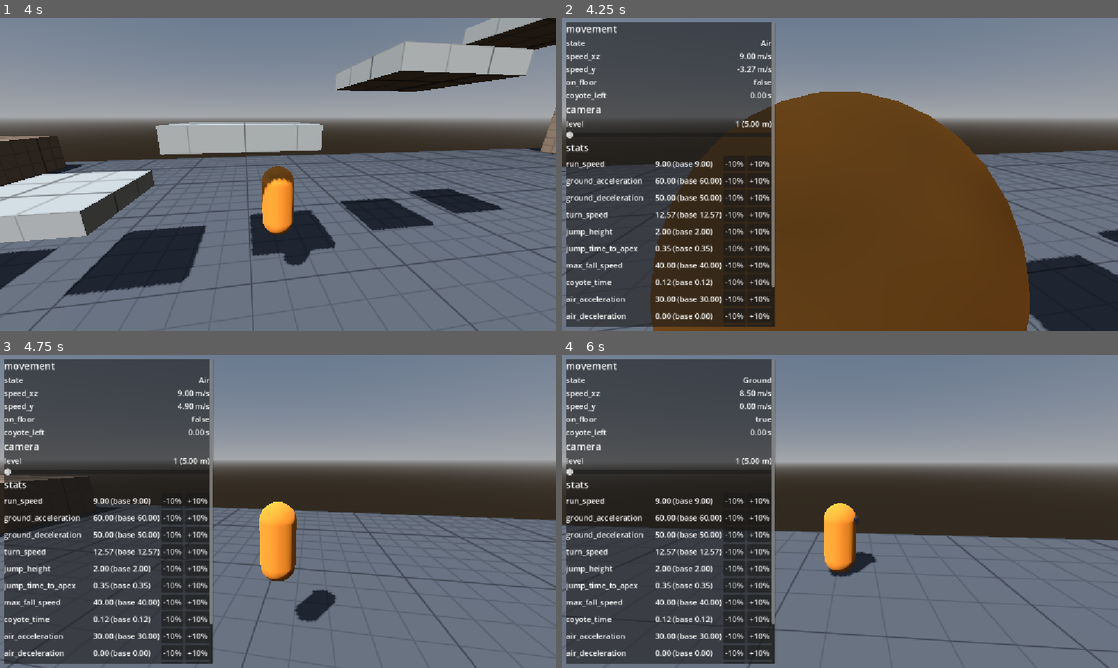
Above: before the commit, frames 1-4 (two rows, left to right).
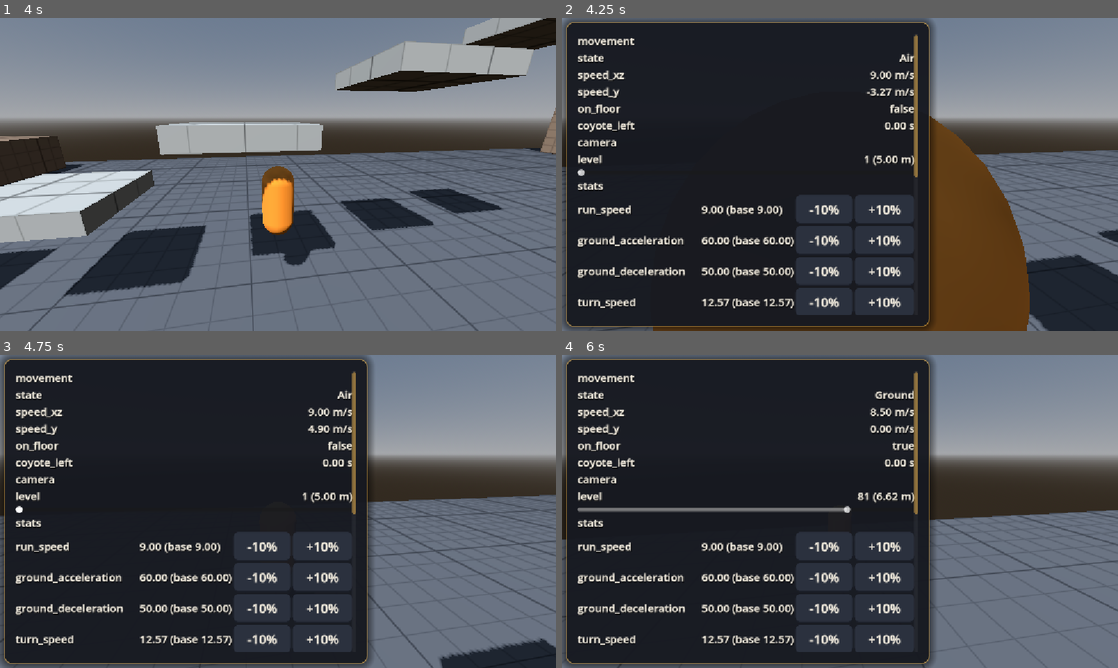
Above: after the commit, the same moments.

Repository: UriBokchoi/BroGuild
Game: Godot game, scene res://levels/test_gym/test_gym.tscn
Two runs of this game, one before a commit and one after it. Both use one fixed random seed, a clock stepped at 60 frames per second and the inputs below.
Inputs (mouse positions are in pixels of both pictures, inside the frame that each line leads up to):
- Up to frame 1 (4 s): tap Enter at 0.5 s; move the mouse to (305, 174) at 0.52 s; hold W (move_forward) from 0.53 s (still down); tap Space (jump) at 0.6, 0.77, 1.07, 1.52, 1.55, 1.82, 2.3, 3.02, 3.05, 3.32, 3.77, 3.8 s; click (305, 174) at 0.67 s; move the mouse to (250, 174) at 1.27 s; tap Shift (dash) at 1.35 s; move the mouse to (289, 168) at 2.02 s; tap E (interact) at 2.1 s; move the mouse to (272, 180) at 2.77 s; tap Tab (show_stats) at 2.85 s; click (272, 180) at 2.92 s; move the mouse to (316, 177) at 3.52 s; tap Ctrl (slide) at 3.6 s
- Up to frame 2 (4.25 s): keep holding W (move_forward); tap Space (jump) at 4.07 s; tap F3 (toggle_debug) at 4.15 s
- Up to frame 3 (4.75 s): keep holding W (move_forward); move the mouse to (233, 508) at 4.27 s; tap Alt at 4.35 s; tap Space (jump) at 4.52, 4.55 s
- Up to frame 4 (6 s): tap Space (jump) at 4.82, 5.1 s; move the mouse to (845, 511) at 5.02 s; click (845, 511) at 5.17 s; move the mouse to (817, 505) at 5.77 s; release W (move_forward) at 5.78 s; hold D (move_right) from 5.78 s (still down); tap Shift (dash) at 5.85 s

Frame 1 is identical in both runs. In frame 2, 60% of the frame differs, in the area x 0-68%, y 0-100%; in frame 3, 64%, in the area x 0-100%, y 0-100%; in frame 4, 63%.

Commit message:
feat(i18n): textos en español e inglés y Theme global
- data/i18n/strings.csv con los textos del menú de pausa y los nombres
  de las stats (STAT_<NOMBRE>, STAT_GROUP_<GRUPO>); los @export_group
  de los datos pasan a identificadores para servir de clave.
- ui/theme/main_theme.tres como tema global: pizarra oscura con acentos
  dorados, fuente por defecto en negrita y variaciones de tipo. Tema
  compacto aparte para el panel de depuración.
- StatFormat muestra cada valor con su unidad.
- Tests: todas las stats del jugador traducidas en todos los idiomas.

Co-Authored-By: Claude Opus 5.5 <noreply@anthropic.com>

Diff:
--- /dev/null
+++ b/data/i18n/strings.csv
@@ -0,0 +1,24 @@
+keys,es,en
+PAUSE_TITLE,Pausa,Paused
+PAUSE_CONTINUE,Continuar,Resume
+PAUSE_OPTIONS,Opciones,Options
+PAUSE_RETRY,Reintentar,Retry
+PAUSE_QUIT,Salir,Quit
+PAUSE_STATS_TITLE,Estadísticas,Stats
+STAT_BASE,base %s,base %s
+STAT_GROUP_RUN,Carrera,Running
+STAT_GROUP_JUMP,Salto y gravedad,Jump and gravity
+STAT_GROUP_AIR,Aire,Air
+STAT_GROUP_INPUT,Respuesta de los controles,Input response
+STAT_RUN_SPEED,Velocidad de carrera,Run speed
+STAT_GROUND_ACCELERATION,Aceleración,Acceleration
+STAT_GROUND_DECELERATION,Frenada,Braking
+STAT_TURN_SPEED,Velocidad de giro,Turn speed
+STAT_JUMP_HEIGHT,Altura de salto,Jump height
+STAT_JUMP_TIME_TO_APEX,Tiempo hasta la cima del salto,Time to jump apex
+STAT_MAX_FALL_SPEED,Velocidad máxima de caída,Max fall speed
+STAT_COYOTE_TIME,Margen para saltar al caer,Coyote time
+STAT_AIR_ACCELERATION,Control en el aire,Air control
+STAT_AIR_DECELERATION,Frenada en el aire,Air braking
+STAT_INPUT_BUFFER_TIME,Margen de pulsación,Input buffer
+STAT_ACTION_END_BUFFER_TIME,Margen al acabar una acción,Action end buffer
--- a/entities/player/camera/camera_data.gd
+++ b/entities/player/camera/camera_data.gd
@@ -4,20 +4,20 @@
 ## [code]data/player/camera.tres[/code]; aquí todo vale 0 o null a propósito, porque Godot no
 ## guarda en el [code].tres[/code] lo que coincide con el valor por defecto del script.
 
-@export_group("Distancia")
+@export_group("distance")
 ## Distancia de la cámara al pivote a nivel 1.
 @export_range(1.0, 20.0, 0.1, "or_greater", "suffix:m") var base_distance: float = 0.0
 ## Multiplica [member base_distance] según el nivel (eje X: nivel 1–100). Pasado el último
 ## punto, se queda en su valor.
 @export var distance_by_level: Curve
 
-@export_group("Encuadre")
+@export_group("framing")
 ## Altura del punto alrededor del que orbita la cámara, medida desde los pies del objetivo.
 @export_range(0.0, 3.0, 0.05, "or_greater", "suffix:m") var pivot_height: float = 0.0
 ## Campo de visión vertical.
 @export_range(30.0, 120.0, 0.1, "suffix:°") var fov: float = 0.0
 
-@export_group("Control")
+@export_group("control")
 ## Grados que gira la cámara por cada píxel que se mueve el ratón.
 @export_range(0.01, 1.0, 0.01, "or_greater", "suffix:°/px") var mouse_sensitivity: float = 0.0
 ## Inclinación mínima: mirando hacia abajo, con la cámara por encima del personaje.
--- a/entities/player/movement_data.gd
+++ b/entities/player/movement_data.gd
@@ -5,7 +5,7 @@
 ## «Valores de datos solo en el .tres»). Cada número es una stat: mejoras y personajes lo
 ## modifican con [StatModifier] por su nombre.
 
-@export_group("Correr")
+@export_group("run")
 ## Velocidad de carrera en el suelo.
 @export_range(0.0, 30.0, 0.1, "or_greater", "suffix:m/s") var run_speed: float = 0.0
 ## Aceleración hacia la velocidad de carrera mientras pides una dirección.
@@ -16,7 +16,7 @@
 @export_range(0.0, 3600.0, 1.0, "or_greater", "radians_as_degrees", "suffix:°/s")
 var turn_speed: float = 0.0
 
-@export_group("Salto y gravedad")
+@export_group("jump")
 ## Altura del salto. Junto con [member jump_time_to_apex] define también la gravedad.
 @export_range(0.5, 10.0, 0.05, "or_greater", "suffix:m") var jump_height: float = 0.0
 ## Segundos que tarda el salto en llegar a la cima.
@@ -26,14 +26,14 @@
 ## Segundos tras dejar el suelo (sin saltar) en los que todavía puedes saltar.
 @export_range(0.0, 0.5, 0.01, "or_greater", "suffix:s") var coyote_time: float = 0.0
 
-@export_group("Aire")
+@export_group("air")
 ## Aceleración hacia la dirección pedida en el aire. No frena el impulso que ya llevas por
 ## encima de la velocidad de carrera.
 @export_range(0.0, 200.0, 0.5, "or_greater", "suffix:m/s²") var air_acceleration: float = 0.0
 ## Frenada en el aire cuando no pides dirección (0 = conservas todo el impulso).
 @export_range(0.0, 200.0, 0.5, "or_greater", "suffix:m/s²") var air_deceleration: float = 0.0
 
-@export_group("Entrada")
+@export_group("input")
 ## Segundos que espera una acción pulsada que aún no puede hacerse (el jump buffer).
 @export_range(0.0, 0.5, 0.01, "or_greater", "suffix:s") var input_buffer_time: float = 0.0
 ## Si a una acción en curso le queda menos que esto, lo que pulses se guarda para cuando
--- a/project.godot
+++ b/project.godot
@@ -38,6 +38,10 @@
 [editor_plugins]
 
 enabled=PackedStringArray("res://addons/gut/plugin.cfg")
+
+[gui]
+
+theme/custom="res://ui/theme/main_theme.tres"
 
 [input]
 
@@ -97,6 +101,10 @@
 ]
 }
 
+[internationalization]
+
+locale/translations=PackedStringArray("res://data/i18n/strings.es.translation", "res://data/i18n/strings.en.translation")
+
 [layer_names]
 
 3d_physics/layer_1="world"
--- /dev/null
+++ b/tests/unit/data/i18n/test_strings.gd
@@ -0,0 +1,52 @@
+extends GutTest
+## data/i18n/strings.csv: cada texto está en todos los idiomas y cada stat del jugador (y su
+## grupo) tiene nombre traducido.
+
+const STRINGS_PATH := "res://data/i18n/strings.csv"
+const PLAYER_DATA: Array[String] = ["res://data/player/movement.tres"]
+
+var _translations: Dictionary[String, PackedStringArray] = {}
+var _locales := PackedStringArray()
+
+
+func before_all() -> void:
+	var file := FileAccess.open(STRINGS_PATH, FileAccess.READ)
+	var header := file.get_csv_line()
+	_locales = header.slice(1)
+	while not file.eof_reached():
+		var line := file.get_csv_line()
+		if line.size() > 1:
+			_translations[line[0]] = line.slice(1)
+
+
+func test_has_spanish_and_english() -> void:
+	assert_has(_locales, "es")
+	assert_has(_locales, "en")
+
+
+func test_every_text_is_in_every_language() -> void:
+	for key: String in _translations:
+		var texts := _translations[key]
+		assert_eq(texts.size(), _locales.size(), "«%s» no tiene todas las columnas" % key)
+		for text: String in texts:
+			assert_false(text.strip_edges().is_empty(), "«%s» tiene un idioma vacío" % key)
+
+
+func test_every_player_stat_and_group_has_a_name() -> void:
+	for path: String in PLAYER_DATA:
+		var data := load(path) as Resource
+		var group := ""
+		for property: Dictionary in data.get_property_list():
+			var usage: int = property["usage"]
+			var property_name: String = property["name"]
+			if usage & PROPERTY_USAGE_GROUP:
+				group = property_name
+			elif usage & PROPERTY_USAGE_SCRIPT_VARIABLE:
+				# Solo cuentan los grupos con stats: los Resources traen grupos propios sin ellas.
+				if not group.is_empty():
+					_assert_key(StatFormat.group_key(group))
+				_assert_key(StatFormat.name_key(property_name))
+
+
+func _assert_key(key: String) -> void:
+	assert_true(_translations.has(key), "Falta «%s» en %s" % [key, STRINGS_PATH])
--- /dev/null
+++ b/tests/unit/ui/stats/test_stat_format.gd
@@ -0,0 +1,30 @@
+extends GutTest
+## StatFormat: valores con su unidad y claves de traducción.
+
+
+func test_float_with_suffix_drops_trailing_zeros() -> void:
+	assert_eq(StatFormat.format(9.0, _property(TYPE_FLOAT, "0.0,30.0,0.1,suffix:m/s")), "9 m/s")
+	assert_eq(StatFormat.format(0.125, _property(TYPE_FLOAT, "0.0,1.0,0.01,suffix:s")), "0.13 s")
+
+
+func test_radians_are_shown_in_degrees() -> void:
+	var property := _property(TYPE_FLOAT, "0.0,3600.0,1.0,radians_as_degrees,suffix:°/s")
+	assert_eq(StatFormat.format(deg_to_rad(720.0), property), "720 °/s")
+
+
+func test_integers_have_no_decimals() -> void:
+	assert_eq(StatFormat.format(3.0, _property(TYPE_INT, "0,5,1")), "3")
+
+
+func test_without_range_there_is_no_unit() -> void:
+	var property := {"type": TYPE_FLOAT, "hint": PROPERTY_HINT_NONE, "hint_string": ""}
+	assert_eq(StatFormat.format(2.5, property), "2.5")
+
+
+func test_translation_keys() -> void:
+	assert_eq(StatFormat.name_key(&"run_speed"), "STAT_RUN_SPEED")
+	assert_eq(StatFormat.group_key("air"), "STAT_GROUP_AIR")
+
+
+func _property(type: int, hint_string: String) -> Dictionary:
+	return {"type": type, "hint": PROPERTY_HINT_RANGE, "hint_string": hint_string}
--- /dev/null
+++ b/ui/debug/debug_theme.tres
@@ -0,0 +1,83 @@
+[gd_resource type="Theme" format=3]
+
+[sub_resource type="StyleBoxFlat" id="StyleBoxFlat_0g6gm"]
+content_margin_left = 6.0
+content_margin_top = 2.0
+content_margin_right = 6.0
+content_margin_bottom = 2.0
+bg_color = Color(0.22352941, 0.25490198, 0.32156864, 1)
+border_width_left = 1
+border_width_top = 1
+border_width_right = 1
+border_width_bottom = 1
+border_color = Color(0.9098039, 0.6901961, 0.2901961, 1)
+corner_radius_top_left = 4
+corner_radius_top_right = 4
+corner_radius_bottom_right = 4
+corner_radius_bottom_left = 4
+
+[sub_resource type="StyleBoxFlat" id="StyleBoxFlat_l7x11"]
+content_margin_left = 6.0
+content_margin_top = 2.0
+content_margin_right = 6.0
+content_margin_bottom = 2.0
+bg_color = Color(0.6117647, 0.45490196, 0.14901961, 1)
+border_width_left = 1
+border_width_top = 1
+border_width_right = 1
+border_width_bottom = 1
+border_color = Color(0.9098039, 0.6901961, 0.2901961, 1)
+corner_radius_top_left = 4
+corner_radius_top_right = 4
+corner_radius_bottom_right = 4
+corner_radius_bottom_left = 4
+
+[sub_resource type="StyleBoxFlat" id="StyleBoxFlat_gi3jv"]
+content_margin_left = 6.0
+content_margin_top = 2.0
+content_margin_right = 6.0
+content_margin_bottom = 2.0
+bg_color = Color(0.16862746, 0.19215687, 0.24313726, 1)
+border_color = Color(0.105882354, 0.12156863, 0.16078432, 1)
+corner_radius_top_left = 4
+corner_radius_top_right = 4
+corner_radius_bottom_right = 4
+corner_radius_bottom_left = 4
+
+[sub_resource type="StyleBoxFlat" id="StyleBoxFlat_hu0sw"]
+content_margin_left = 6.0
+content_margin_top = 2.0
+content_margin_right = 6.0
+content_margin_bottom = 2.0
+bg_color = Color(0.6117647, 0.45490196, 0.14901961, 1)
+border_width_left = 1
+border_width_top = 1
+border_width_right = 1
+border_width_bottom = 1
+border_color = Color(0.9098039, 0.6901961, 0.2901961, 1)
+corner_radius_top_left = 4
+corner_radius_top_right = 4
+corner_radius_bottom_right = 4
+corner_radius_bottom_left = 4
+
+[sub_resource type="StyleBoxFlat" id="StyleBoxFlat_todwi"]
+content_margin_left = 10.0
+content_margin_top = 10.0
+content_margin_right = 10.0
+content_margin_bottom = 10.0
+bg_color = Color(0.05, 0.06, 0.08, 0.85)
+border_color = Color(1, 1, 1, 0)
+corner_radius_top_left = 8
+corner_radius_top_right = 8
+corner_radius_bottom_right = 8
+corner_radius_bottom_left = 8
+
+[resource]
+default_font_size = 14
+Button/font_sizes/font_size = 14
+Button/styles/hover = SubResource("StyleBoxFlat_0g6gm")
+Button/styles/hover_pressed = SubResource("StyleBoxFlat_l7x11")
+Button/styles/normal = SubResource("StyleBoxFlat_gi3jv")
+Button/styles/pressed = SubResource("StyleBoxFlat_hu0sw")
+Label/font_sizes/font_size = 14
+PanelContainer/styles/panel = SubResource("StyleBoxFlat_todwi")
--- /dev/null
+++ b/ui/stats/stat_format.gd
@@ -0,0 +1,37 @@
+class_name StatFormat
+extends RefCounted
+## Da formato a un valor de stat para mostrarlo, a partir de su propiedad en los datos: la unidad
+## de su [code]@export_range[/code], grados si guarda radianes y sin decimales si es entera.
+
+## Decimales como máximo; los ceros del final se quitan.
+const MAX_DECIMALS := 2
+
+
+## [param value] con su unidad, p. ej. [code]"9 m/s"[/code] o [code]"720 °/s"[/code].
+static func format(value: float, property: Dictionary) -> String:
+	var hint_type: int = property["hint"]
+	var hint_string: String = property["hint_string"]
+	var type: int = property["type"]
+	var hint := RangeHint.parse(hint_string) if hint_type == PROPERTY_HINT_RANGE else RangeHint.new()
+	var shown := rad_to_deg(value) if hint.radians_as_degrees else value
+	var text := str(roundi(shown)) if type == TYPE_INT else _trim_zeros(String.num(shown, MAX_DECIMALS))
+	return text if hint.suffix.is_empty() else "%s %s" % [text, hint.suffix]
+
+
+## Clave de traducción del nombre de una stat: [code]run_speed[/code] → [code]STAT_RUN_SPEED[/code].
+static func name_key(stat: StringName) -> String:
+	return "STAT_%s" % String(stat).to_upper()
+
+
+## Clave de traducción de un grupo de stats ([code]@export_group[/code]):
+## [code]run[/code] → [code]STAT_GROUP_RUN[/code].
+static func group_key(group: String) -> String:
+	return "STAT_GROUP_%s" % group.to_upper()
+
+
+## [code]"9.0"[/code] → [code]"9"[/code], [code]"0.50"[/code] → [code]"0.5"[/code]
+## (String.num deja un «.0» en 4.7.2).
+static func _trim_zeros(text: String) -> String:
+	if not text.contains("."):
+		return text
+	return text.rstrip("0").rstrip(".")
--- /dev/null
+++ b/ui/theme/main_theme.tres
@@ -0,0 +1,244 @@
+[gd_resource type="Theme" format=3]
+
+[sub_resource type="StyleBoxFlat" id="StyleBoxFlat_m58j7"]
+content_margin_left = 28.0
+content_margin_top = 12.0
+content_margin_right = 28.0
+content_margin_bottom = 12.0
+bg_color = Color(0.16862746, 0.19215687, 0.24313726, 0.45)
+border_width_bottom = 3
+border_color = Color(0.105882354, 0.12156863, 0.16078432, 1)
+corner_radius_top_left = 10
+corner_radius_top_right = 10
+corner_radius_bottom_right = 10
+corner_radius_bottom_left = 10
+
+[sub_resource type="StyleBoxFlat" id="StyleBoxFlat_640h2"]
+content_margin_left = 28.0
+content_margin_top = 12.0
+content_margin_right = 28.0
+content_margin_bottom = 12.0
+bg_color = Color(1, 1, 1, 0)
+draw_center = false
+border_width_left = 2
+border_width_top = 2
+border_width_right = 2
+border_width_bottom = 2
+border_color = Color(0.9098039, 0.6901961, 0.2901961, 1)
+corner_radius_top_left = 10
+corner_radius_top_right = 10
+corner_radius_bottom_right = 10
+corner_radius_bottom_left = 10
+
+[sub_resource type="StyleBoxFlat" id="StyleBoxFlat_muu7h"]
+content_margin_left = 28.0
+content_margin_top = 12.0
+content_margin_right = 28.0
+content_margin_bottom = 12.0
+bg_color = Color(0.22352941, 0.25490198, 0.32156864, 1)
+border_width_left = 2
+border_width_top = 2
+border_width_right = 2
+border_width_bottom = 3
+border_color = Color(0.9098039, 0.6901961, 0.2901961, 1)
+corner_radius_top_left = 10
+corner_radius_top_right = 10
+corner_radius_bottom_right = 10
+corner_radius_bottom_left = 10
+
+[sub_resource type="StyleBoxFlat" id="StyleBoxFlat_6dn1j"]
+content_margin_left = 28.0
+content_margin_top = 12.0
+content_margin_right = 28.0
+content_margin_bottom = 12.0
+bg_color = Color(0.9098039, 0.6901961, 0.2901961, 1)
+border_width_left = 2
+border_width_top = 2
+border_width_right = 2
+border_width_bottom = 3
+border_color = Color(0.6117647, 0.45490196, 0.14901961, 1)
+corner_radius_top_left = 10
+corner_radius_top_right = 10
+corner_radius_bottom_right = 10
+corner_radius_bottom_left = 10
+
+[sub_resource type="StyleBoxFlat" id="StyleBoxFlat_dlchh"]
+content_margin_left = 28.0
+content_margin_top = 12.0
+content_margin_right = 28.0
+content_margin_bottom = 12.0
+bg_color = Color(0.16862746, 0.19215687, 0.24313726, 1)
+border_width_bottom = 3
+border_color = Color(0.105882354, 0.12156863, 0.16078432, 1)
+corner_radius_top_left = 10
+corner_radius_top_right = 10
+corner_radius_bottom_right = 10
+corner_radius_bottom_left = 10
+
+[sub_resource type="StyleBoxFlat" id="StyleBoxFlat_l6euo"]
+content_margin_left = 28.0
+content_margin_top = 12.0
+content_margin_right = 28.0
+content_margin_bottom = 12.0
+bg_color = Color(0.9098039, 0.6901961, 0.2901961, 1)
+border_width_left = 2
+border_width_top = 2
+border_width_right = 2
+border_width_bottom = 3
+border_color = Color(0.6117647, 0.45490196, 0.14901961, 1)
+corner_radius_top_left = 10
+corner_radius_top_right = 10
+corner_radius_bottom_right = 10
+corner_radius_bottom_left = 10
+
+[sub_resource type="StyleBoxFlat" id="StyleBoxFlat_ecx6u"]
+content_margin_left = 24.0
+content_margin_top = 24.0
+content_margin_right = 24.0
+content_margin_bottom = 24.0
+bg_color = Color(0.09, 0.1, 0.13, 0.94)
+border_width_left = 2
+border_width_top = 2
+border_width_right = 2
+border_width_bottom = 2
+border_color = Color(0.9098039, 0.6901961, 0.2901961, 0.55)
+corner_radius_top_left = 16
+corner_radius_top_right = 16
+corner_radius_bottom_right = 16
+corner_radius_bottom_left = 16
+shadow_color = Color(0, 0, 0, 0.45)
+shadow_size = 16
+
+[sub_resource type="StyleBoxFlat" id="StyleBoxFlat_ghabc"]
+content_margin_left = 14.0
+content_margin_top = 7.0
+content_margin_right = 14.0
+content_margin_bottom = 7.0
+bg_color = Color(1, 1, 1, 0.035)
+border_color = Color(1, 1, 1, 0)
+corner_radius_top_left = 8
+corner_radius_top_right = 8
+corner_radius_bottom_right = 8
+corner_radius_bottom_left = 8
+
+[sub_resource type="StyleBoxFlat" id="StyleBoxFlat_txie2"]
+content_margin_left = 14.0
+content_margin_top = 7.0
+content_margin_right = 14.0
+content_margin_bottom = 7.0
+bg_color = Color(1, 1, 1, 0.07)
+border_color = Color(1, 1, 1, 0)
+corner_radius_top_left = 8
+corner_radius_top_right = 8
+corner_radius_bottom_right = 8
+corner_radius_bottom_left = 8
+
+[sub_resource type="StyleBoxFlat" id="StyleBoxFlat_nt7ns"]
+content_margin_left = 4.0
+content_margin_top = 4.0
+content_margin_right = 4.0
+content_margin_bottom = 4.0
+bg_color = Color(0.9098039, 0.6901961, 0.2901961, 0.55)
+border_color = Color(1, 1, 1, 0)
+corner_radius_top_left = 4
+corner_radius_top_right = 4
+corner_radius_bottom_right = 4
+corner_radius_bottom_left = 4
+
+[sub_resource type="StyleBoxFlat" id="StyleBoxFlat_lfpj6"]
+content_margin_left = 4.0
+content_margin_top = 4.0
+content_margin_right = 4.0
+content_margin_bottom = 4.0
+bg_color = Color(0.9098039, 0.6901961, 0.2901961, 0.8)
+border_color = Color(1, 1, 1, 0)
+corner_radius_top_left = 4
+corner_radius_top_right = 4
+corner_radius_bottom_right = 4
+corner_radius_bottom_left = 4
+
+[sub_resource type="StyleBoxFlat" id="StyleBoxFlat_djomu"]
+content_margin_left = 4.0
+content_margin_top = 4.0
+content_margin_right = 4.0
+content_margin_bottom = 4.0
+bg_color = Color(0.9098039, 0.6901961, 0.2901961, 1)
+border_color = Color(1, 1, 1, 0)
+corner_radius_top_left = 4
+corner_radius_top_right = 4
+corner_radius_bottom_right = 4
+corner_radius_bottom_left = 4
+
+[sub_resource type="StyleBoxFlat" id="StyleBoxFlat_fsl3e"]
+content_margin_left = 4.0
+content_margin_top = 4.0
+content_margin_right = 4.0
+content_margin_bottom = 4.0
+bg_color = Color(1, 1, 1, 0.05)
+border_color = Color(1, 1, 1, 0)
+corner_radius_top_left = 4
+corner_radius_top_right = 4
+corner_radius_bottom_right = 4
+corner_radius_bottom_left = 4
+
+[sub_resource type="FontVariation" id="FontVariation_dyybj"]
+variation_embolden = 0.6
+
+[resource]
+default_font = SubResource("FontVariation_dyybj")
+default_font_size = 22
+Button/colors/font_color = Color(0.9254902, 0.9019608, 0.8509804, 1)
+Button/colors/font_disabled_color = Color(0.64705884, 0.62352943, 0.57254905, 0.5)
+Button/colors/font_focus_color = Color(0.9098039, 0.6901961, 0.2901961, 1)
+Button/colors/font_hover_color = Color(0.9098039, 0.6901961, 0.2901961, 1)
+Button/colors/font_hover_pressed_color = Color(0.105882354, 0.12156863, 0.16078432, 1)
+Button/colors/font_pressed_color = Color(0.105882354, 0.12156863, 0.16078432, 1)
+Button/font_sizes/font_size = 26
+Button/styles/disabled = SubResource("StyleBoxFlat_m58j7")
+Button/styles/focus = SubResource("StyleBoxFlat_640h2")
+Button/styles/hover = SubResource("StyleBoxFlat_muu7h")
+Button/styles/hover_pressed = SubResource("StyleBoxFlat_6dn1j")
+Button/styles/normal = SubResource("StyleBoxFlat_dlchh")
+Button/styles/pressed = SubResource("StyleBoxFlat_l6euo")
+HeaderLabel/base_type = &"Label"
+HeaderLabel/colors/font_color = Color(0.9098039, 0.6901961, 0.2901961, 1)
+HeaderLabel/font_sizes/font_size = 30
+Label/colors/font_color = Color(0.9254902, 0.9019608, 0.8509804, 1)
+Label/colors/font_shadow_color = Color(0, 0, 0, 0.5)
+Label/constants/shadow_offset_y = 2
+MenuList/base_type = &"VBoxContainer"
+MenuList/constants/separation = 14
+PanelContainer/styles/panel = SubResource("StyleBoxFlat_ecx6u")
+ScreenMargin/base_type = &"MarginContainer"
+ScreenMargin/constants/margin_bottom = 48
+ScreenMargin/constants/margin_left = 64
+ScreenMargin/constants/margin_right = 64
+ScreenMargin/constants/margin_top = 48
+StatBaseLabel/base_type = &"Label"
+StatBaseLabel/colors/font_color = Color(0.64705884, 0.62352943, 0.57254905, 1)
+StatBaseLabel/font_sizes/font_size = 15
+StatGroupLabel/base_type = &"Label"
+StatGroupLabel/colors/font_color = Color(0.9098039, 0.6901961, 0.2901961, 0.85)
+StatGroupLabel/font_sizes/font_size = 17
+StatList/base_type = &"VBoxContainer"
+StatList/constants/separation = 4
+StatModifiedLabel/base_type = &"Label"
+StatModifiedLabel/colors/font_color = Color(0.4862745, 0.78039217, 1, 1)
+StatModifiedLabel/font_sizes/font_size = 20
+StatNameLabel/base_type = &"Label"
+StatNameLabel/colors/font_color = Color(0.9254902, 0.9019608, 0.8509804, 1)
+StatNameLabel/font_sizes/font_size = 20
+StatRow/base_type = &"PanelContainer"
+StatRow/styles/panel = SubResource("StyleBoxFlat_ghabc")
+StatRowAlt/base_type = &"PanelContainer"
+StatRowAlt/styles/panel = SubResource("StyleBoxFlat_txie2")
+StatValueLabel/base_type = &"Label"
+StatValueLabel/colors/font_color = Color(0.9254902, 0.9019608, 0.8509804, 1)
+StatValueLabel/font_sizes/font_size = 20
+TitleLabel/base_type = &"Label"
+TitleLabel/colors/font_color = Color(0.9098039, 0.6901961, 0.2901961, 1)
+TitleLabel/font_sizes/font_size = 72
+VScrollBar/styles/grabber = SubResource("StyleBoxFlat_nt7ns")
+VScrollBar/styles/grabber_highlight = SubResource("StyleBoxFlat_lfpj6")
+VScrollBar/styles/grabber_pressed = SubResource("StyleBoxFlat_djomu")
+VScrollBar/styles/scroll = SubResource("StyleBoxFlat_fsl3e")
Not shown, added: data/i18n/strings.csv.import
Not shown, added: tests/unit/data/i18n/test_strings.gd.uid
Not shown, added: tests/unit/ui/stats/test_stat_format.gd.uid
Not shown, added: ui/stats/stat_format.gd.uid
Not shown, removed: data/i18n/.gitkeep
